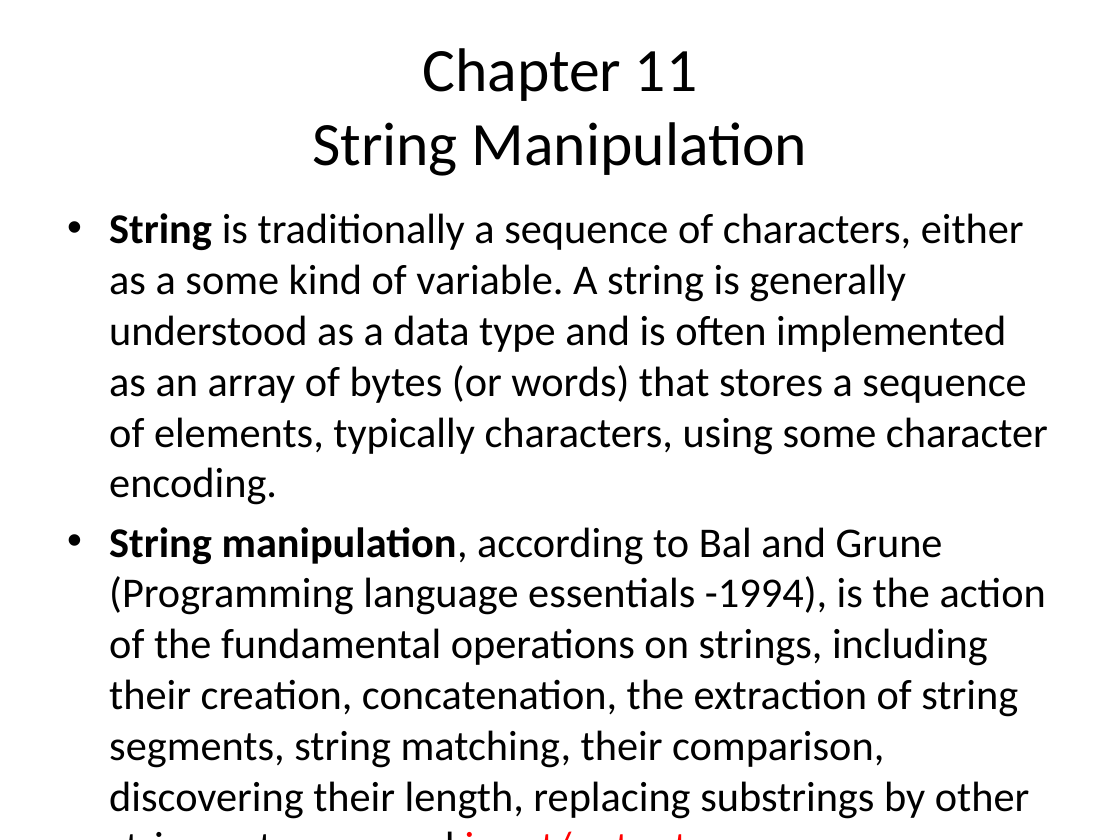
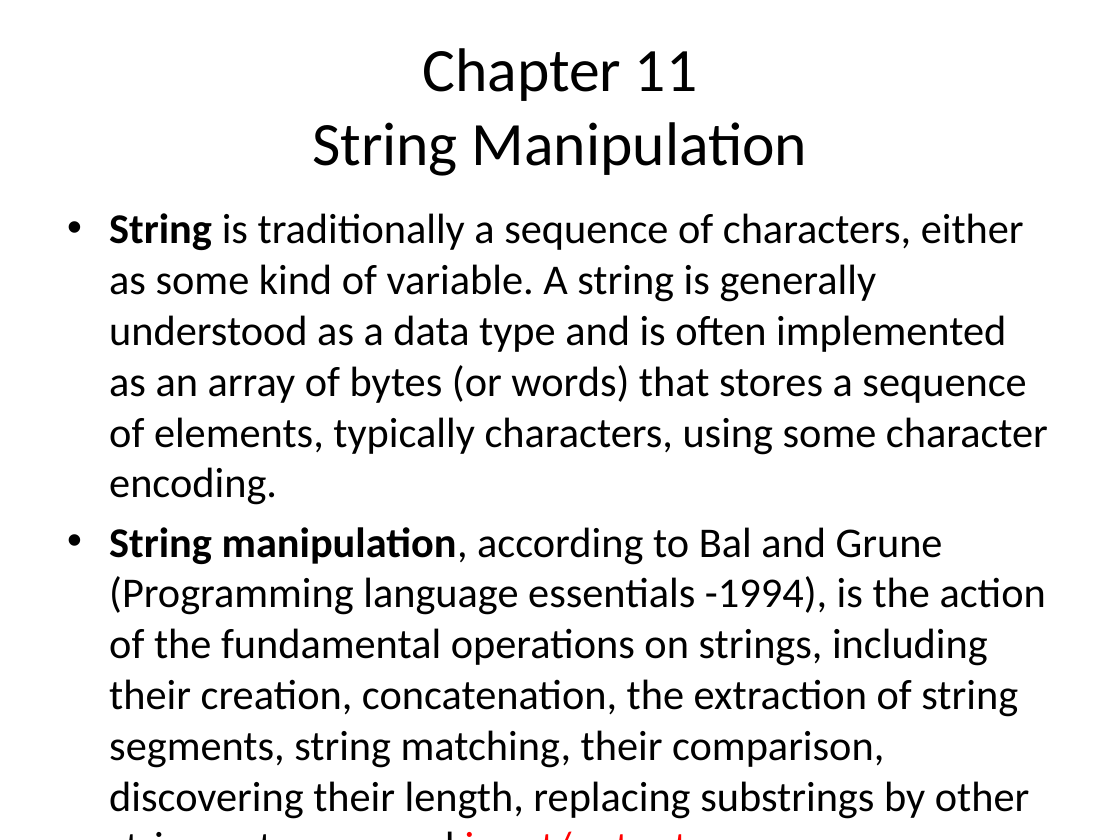
Before and after one commit to vsgosnell/R.Module8, a slide deck: slide 25 of Module 8 Input and Output.pptx. Drawn at 1120x840 pixels with LibreOffice and Linux fonts; fonts in the diff are those of the drawing. Boxes give left, top, right and bottom in pixels: in the first picture for what was removed or moved away, otherwise in the second. Text is boxed around its words. In the diff, an @@ line names an element or a change of style, - is before the commit and + after.

```diff
--- a/Module 8 Input and Output.pptx
+++ b/Module 8 Input and Output.pptx
@@ text at box(109, 213, 1048, 505): text changed @@
-• String is traditionally a sequence of characters, either as a some kind of variable. A string is generally understood as a data type and is often implemented as an array of bytes (or words) that stores a sequence of elements, typically characters, using some character encoding.
+• String is traditionally a sequence of characters, either as some kind of variable. A string is generally understood as a data type and is often implemented as an array of bytes (or words) that stores a sequence of elements, typically characters, using some character encoding.
```
Also in this commit, not shown: 1 other slide changed, 3 other files.
